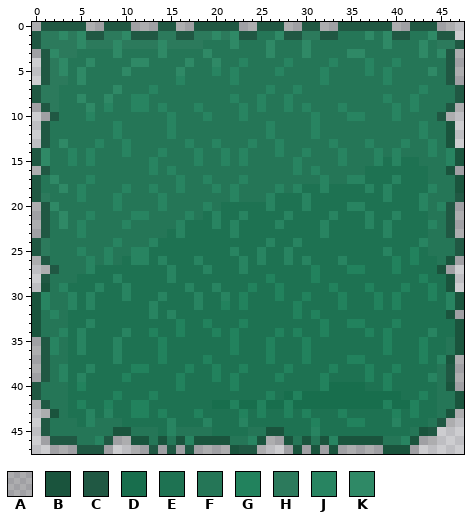
Pixel-art sprite: Assets/Sprites/Sprites_Tilemap/TileMapGood/Suelo/Capa 8.png. The picture above was drawn from the file before the commit.
The file is 48x48 pixels. Colours within 5 levels of each other are drawn and written as one.
Palette (. is transparent): A #00000028  B #1a543d  C #205843  D #186e4d  E #1e7252  F #257657  G #22825d  H #2c7a5c  J #288461  K #2f8966
The result:
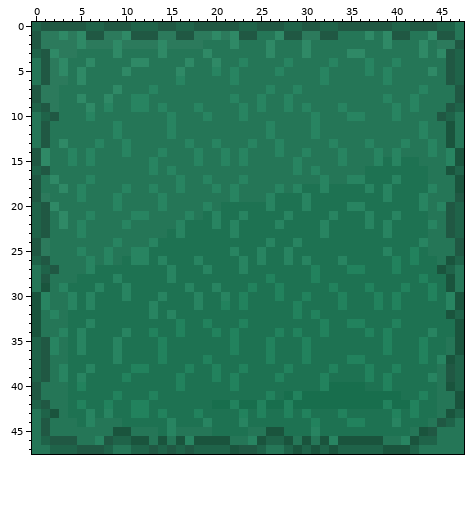
Diff:
Colour A changes from #00000028 to #1f6349.
The author put colour F in rows 0 to 1 at x 47; in rows 4 to 6 at x 0; in rows 10 to 13 at x 0 and 47; in rows 27 to 29 at x 0 and 47; in row 43 at x 0; in row 44 at x 0 and 47.
The author put colour F in rows 45 to 46 at x 0 and 45 to 47; in row 47 at x 0 to 1, 9 to 10, 26 to 27 and 43 to 47.
